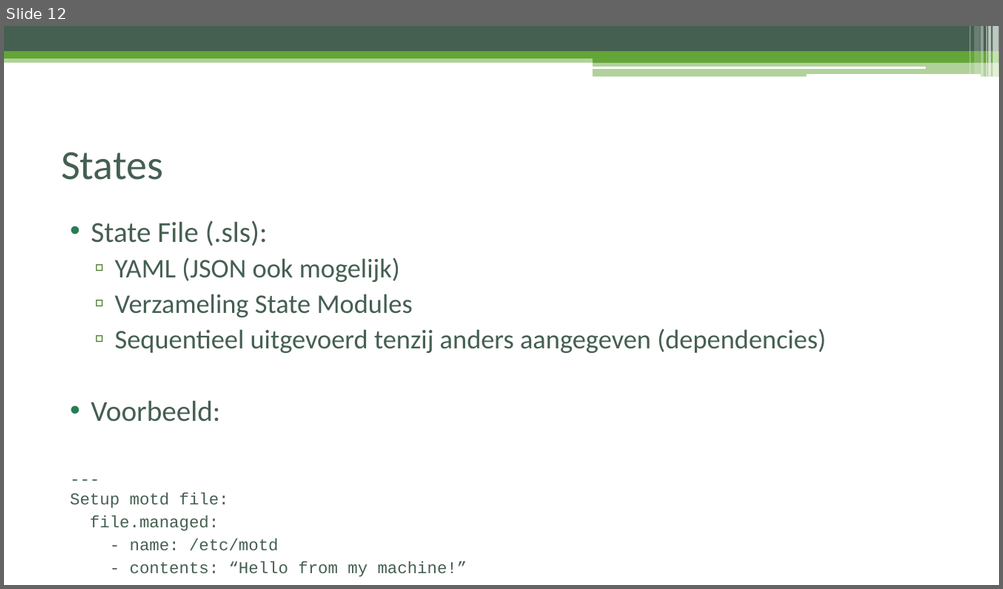
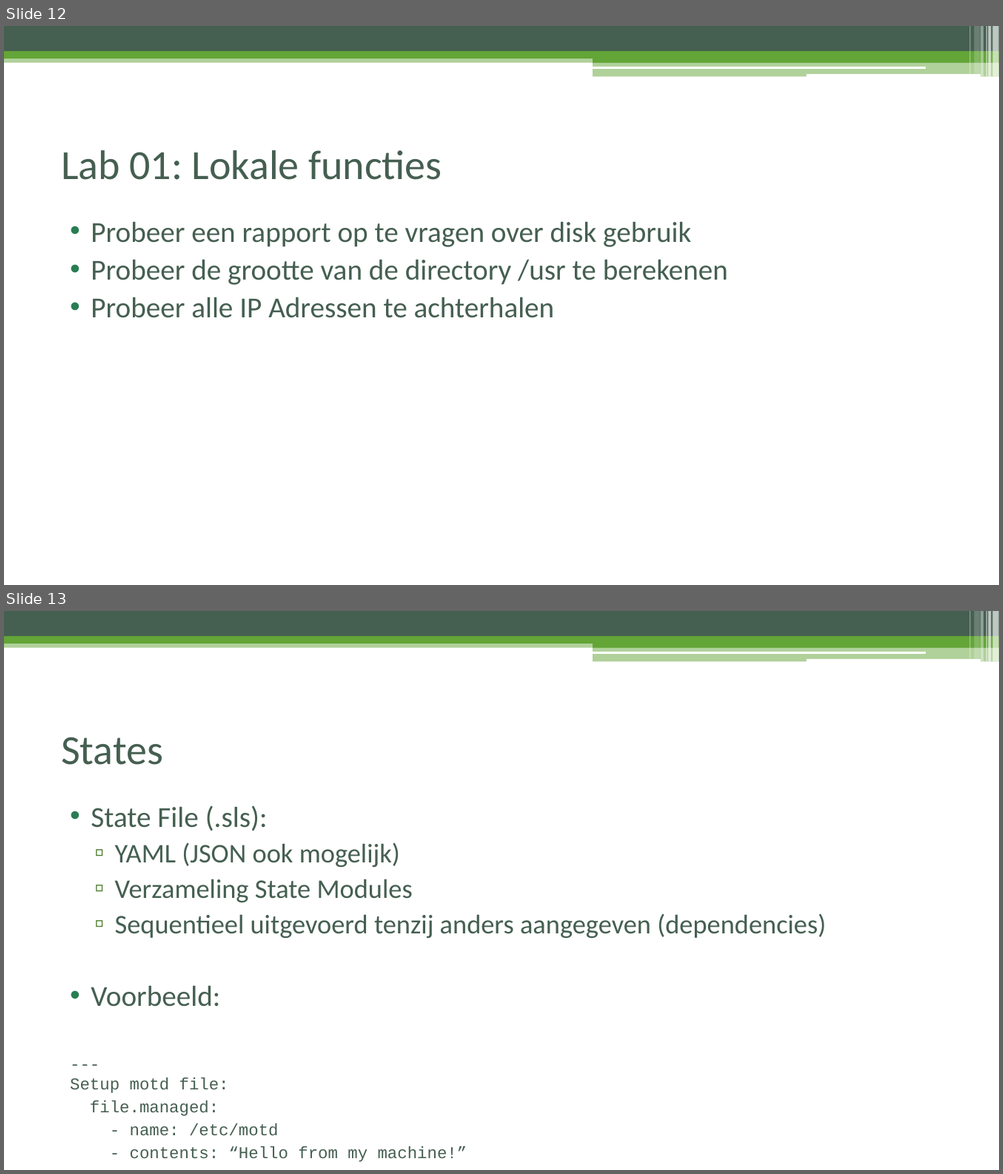
Before and after one commit to FireDrunk/salt-training, a slide deck: presentation.pptx. Shown one above the other, each under a label of ours: slide 12 before the commit, slides 12 and 13 after it. The pictures are 1003x589 and 1003x1174 pixels, drawn with LibreOffice and Linux fonts; fonts in the diff are those of the drawing. Boxes give left, top, right and bottom in pixels: in the first picture for what was removed or moved away, otherwise in the second. Text is boxed around its words. In the diff, an @@ line names an element or a change of style, - is before the commit and + after.

```diff
--- a/presentation.pptx
+++ b/presentation.pptx
@@ slide 12 added at [4, 26, 999, 585], background #FFFFFF; not listed: 13 template elements that a slide beside it also shows @@
@@ title added at [61, 150, 441, 180], 40 pt, text #455F51 @@
+Lab 01: Lokale functies
@@ text added at [91, 221, 728, 318], 28 pt, text #455F51 @@
+• Probeer een rapport op te vragen over disk gebruik
+• Probeer de grootte van de directory /usr te berekenen
+• Probeer alle IP Adressen te achterhalen
@@ what was slide 12 is now slide 13 @@
```
Also in this commit, not shown: 5 slides changed, 3 other slides added, 1 slide removed, 11 other files.
